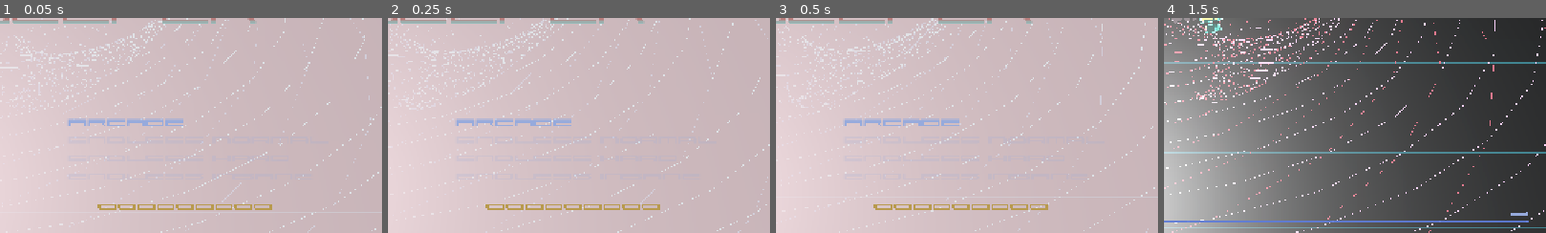
Above: before the commit, frames 1-4 (left to right).
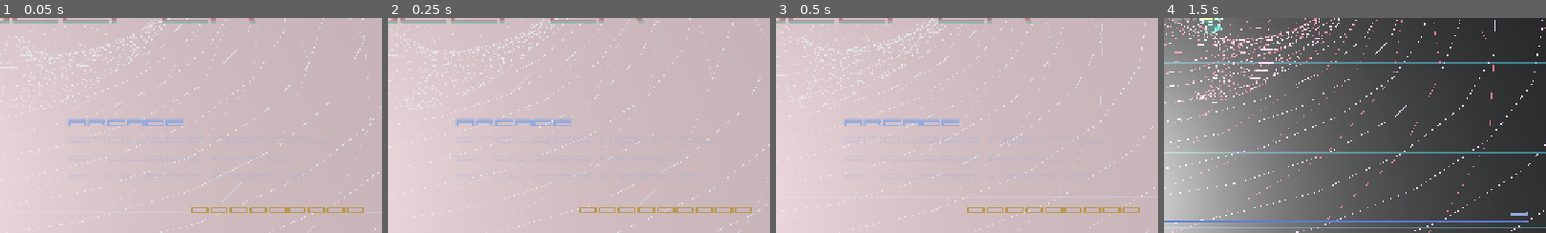
Above: after the commit, the same moments.

Repository: yos-gh/rs-revolved
Game: Godot game, scene res://scenes/main.tscn
The game is run twice, just before and just after one commit, with the same random seed, the same clock (stepped at 60 frames per second) and the same inputs. Sound files missing from this copy of the repository are replaced by a short silence.
Inputs (mouse positions are % of the whole screen's width and height, from its top left):
- Up to frame 1 (0.05 s): no input
- Up to frame 2 (0.25 s): no input
- Up to frame 3 (0.5 s): no input
- Up to frame 4 (1.5 s): click (76, 74) at 0.5 s; tap Enter at 1.25 s; move the mouse to (72, 45) at 1.27 s; press the mouse at (72, 45) at 1.28 s; hold D (move_right) from 1.28 s (still down)
The pictures show only the part of the screen within x 50-100%, y 50-100%; the shares and areas given below are measured in that part.

The runs differ from the first frame. In frame 1, 1.1% of the frame differs, in the area x 25-96%, y 86-91%; in frame 2, 1.1%; in frame 3, 1.1%; in frame 4, nothing differs.

Commit message:
Align title high score with gameplay HUD

Diff:
--- a/scripts/prototype/main.gd
+++ b/scripts/prototype/main.gd
@@ -1194,13 +1194,13 @@
 
 	title_hi_score = BitmapNumberUtil.new()
 	title_hi_score.name = "TitleHiScore"
-	title_hi_score.setup(SCORE_ATLAS, Vector2i(30, 16), 30, 26, 1.25)
-	title_hi_score.anchor_left = 0.625
-	title_hi_score.anchor_right = 0.625
-	title_hi_score.anchor_top = 0.925
-	title_hi_score.anchor_bottom = 0.925
-	title_hi_score.position = Vector2.ZERO
+	title_hi_score.setup(SCORE_ATLAS, Vector2i(30, 16), 30, 26, GameHudUtil.NUMBER_SCALE)
 	title_hi_score.set_number(int(game_state.hi_score), 9, 9)
+	title_hi_score.set_anchors_preset(Control.PRESET_BOTTOM_RIGHT)
+	title_hi_score.offset_left = -GameHudUtil.HUD_MARGIN - title_hi_score.size.x
+	title_hi_score.offset_right = -GameHudUtil.HUD_MARGIN
+	title_hi_score.offset_top = -GameHudUtil.HUD_MARGIN - title_hi_score.size.y
+	title_hi_score.offset_bottom = -GameHudUtil.HUD_MARGIN
 	title_layer.add_child(title_hi_score)
 
 	var fullscreen_button := Button.new()
--- a/scripts/tests/verify_title_mode_select.gd
+++ b/scripts/tests/verify_title_mode_select.gd
@@ -37,8 +37,12 @@
 	assert(is_equal_approx(main.title_band.anchor_right, main.TITLE_DIVIDER_RATIO))
 	assert(not main.player.visible)
 	assert(main.title_hi_score.digits == "000000000")
-	assert(is_equal_approx(main.title_hi_score.anchor_left, 0.625))
-	assert(is_equal_approx(main.title_hi_score.anchor_top, 0.925))
+	assert(is_equal_approx(main.title_hi_score.anchor_left, 1.0))
+	assert(is_equal_approx(main.title_hi_score.anchor_top, 1.0))
+	assert(is_equal_approx(main.title_hi_score.offset_right, -main.GameHudUtil.HUD_MARGIN))
+	assert(is_equal_approx(main.title_hi_score.offset_bottom, -main.GameHudUtil.HUD_MARGIN))
+	assert(is_equal_approx(main.title_hi_score.offset_left, -main.GameHudUtil.HUD_MARGIN - main.title_hi_score.size.x))
+	assert(is_equal_approx(main.title_hi_score.offset_top, -main.GameHudUtil.HUD_MARGIN - main.title_hi_score.size.y))
 	var fullscreen_button := main.title_layer.find_child("FullscreenButton", true, false) as Button
 	assert(fullscreen_button != null)
 	assert(fullscreen_button.icon is ImageTexture)
--- a/scripts/tests/verify_title_render.gd
+++ b/scripts/tests/verify_title_render.gd
@@ -21,7 +21,7 @@
 	var image := viewport.get_texture().get_image()
 	assert(not image.is_empty())
 	assert(_region_has_bright_pixel(image, Rect2i(680, 360, 520, 260)))
-	assert(_region_has_bright_pixel(image, Rect2i(790, 650, 320, 50)))
+	assert(_region_has_bright_pixel(image, Rect2i(940, 660, 320, 50)))
 	var error := image.save_png("res://.godot/title-preview.png")
 	assert(error == OK)
 	viewport.queue_free()
